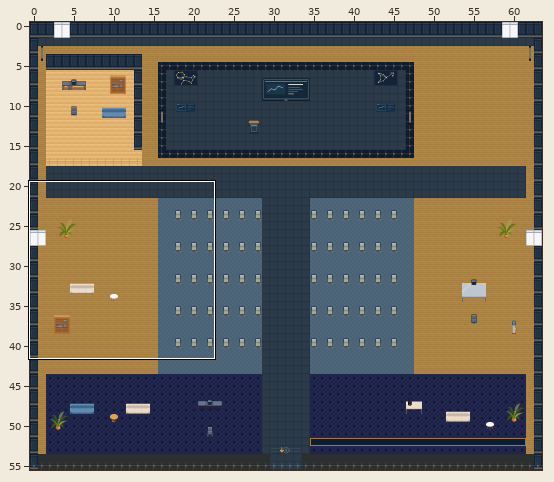
A Tiled map (JSON) gets an edit: maps/preview/solar-hall.tmj. Above, an overview of the earlier version with the close-up marked.
Close-up. First the earlier version:
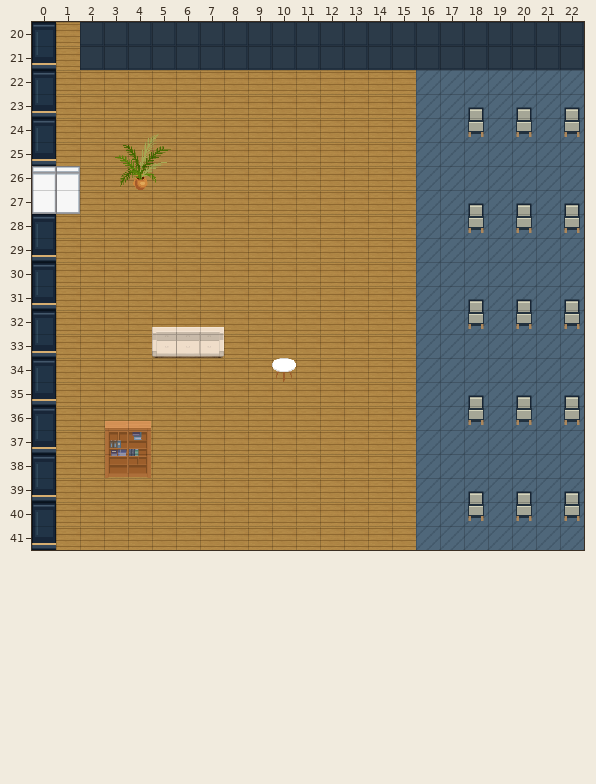
Cells are 32x32 px. Shown: x 0..22, y 20..41. The commit also changed other parts of the map, which this record leaves out.
The same view after the edit:
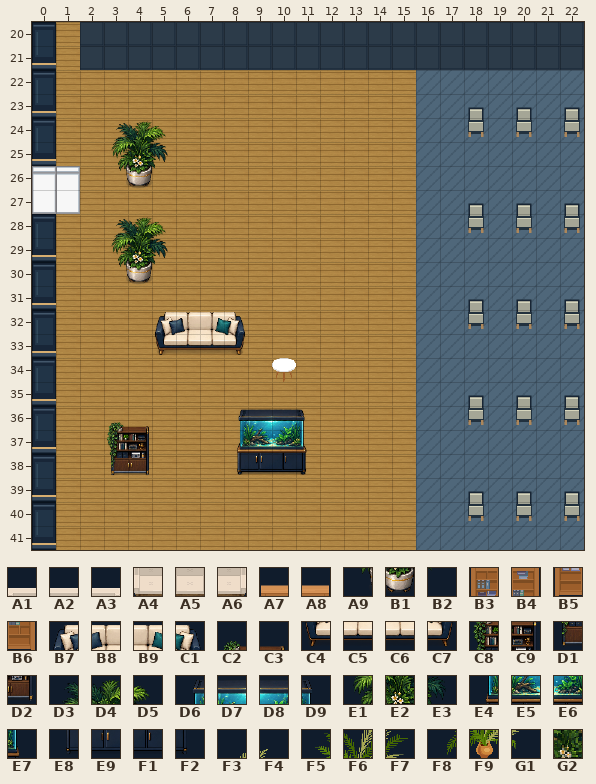
Key: from "art-4": A1 0, A2 1, A3 2, A4 13, A5 14, A6 15; from "art-5": A7 0, A8 1, A9 6, B1 7, B2 8, B3 12, B4 13, B5 24, B6 25; from "art-6": B7 6, B8 7, B9 8, C1 9, C2 10, C3 11, C4 22, C5 23, C6 24, C7 25, C8 26, C9 27, D1 42, D2 43, D3 64, D4 65, D5 66, D6 67, D7 68, D8 69, D9 70, E1 80, E2 81, E3 82, E4 83, E5 84, E6 85, E7 86, E8 99, E9 100, F1 101, F2 102; from "art-7": F3 61, F4 62, F5 72, F6 73, F7 74, F8 84, F9 85, G1 86; from "navigation-mask": G2 1.
__ is an empty cell.
Tiles of an added or newly shown layer are drawn over the layers below it.
See-through tiles are keyed as they look on the map.
Difference:
Layer "scenery-belowAvatar-0":
y 24: x 4..5 F3 F4 -> __ __
y 25: x 3..5 F5 F6 F7 -> __ __ __
y 26: x 3..5 F8 F9 G1 -> A9 B1 B2
y 30: x 3..4 __ __ -> A9 B1
y 32: x 5..8 A1 A2 A3 __ -> B7 B8 B9 C1
y 33: x 5..8 A4 A5 A6 __ -> C4 C5 C6 C7
y 36: x 3..4 A7 A8 -> C2 C3; x 8..11 __ __ __ __ -> D6 D7 D8 D9
y 37: x 3..4 B3 B4 -> C8 C9; x 8 __ -> E4; x 11 __ -> E7
y 38: x 3..4 B5 B6 -> D1 D2; x 8..11 __ __ __ __ -> E8 E9 F1 F2
Layer "interior-ambient-plant" (added):
y 28: x 3..5 __ __ __ -> D3 D4 D5
y 29: x 3..5 __ __ __ -> E1 E2 E3
Layer "interior-ambient-water" (added):
y 36: x 8..11 __ __ __ __ -> D6 D7 D8 D9
y 37: x 8..11 __ __ __ __ -> E4 E5 E6 E7
y 38: x 8..11 __ __ __ __ -> E8 E9 F1 F2
Layer "scenery-aboveAvatar-0" (added):
y 24: x 3..5 __ __ __ -> D3 D4 D5
y 25: x 3..5 __ __ __ -> E1 E2 E3
Layer "physical-collisions":
y 28..29: x 3..5 __ __ __ -> G2 G2 G2
y 30: x 3..4 __ __ -> G2 G2
y 32: x 5..8 __ __ __ __ -> G2 G2 G2 G2
y 33: x 8 __ -> G2
y 36..37: x 3..4 __ __ -> G2 G2; x 8..11 __ __ __ __ -> G2 G2 G2 G2
y 38: x 8..11 __ __ __ __ -> G2 G2 G2 G2
